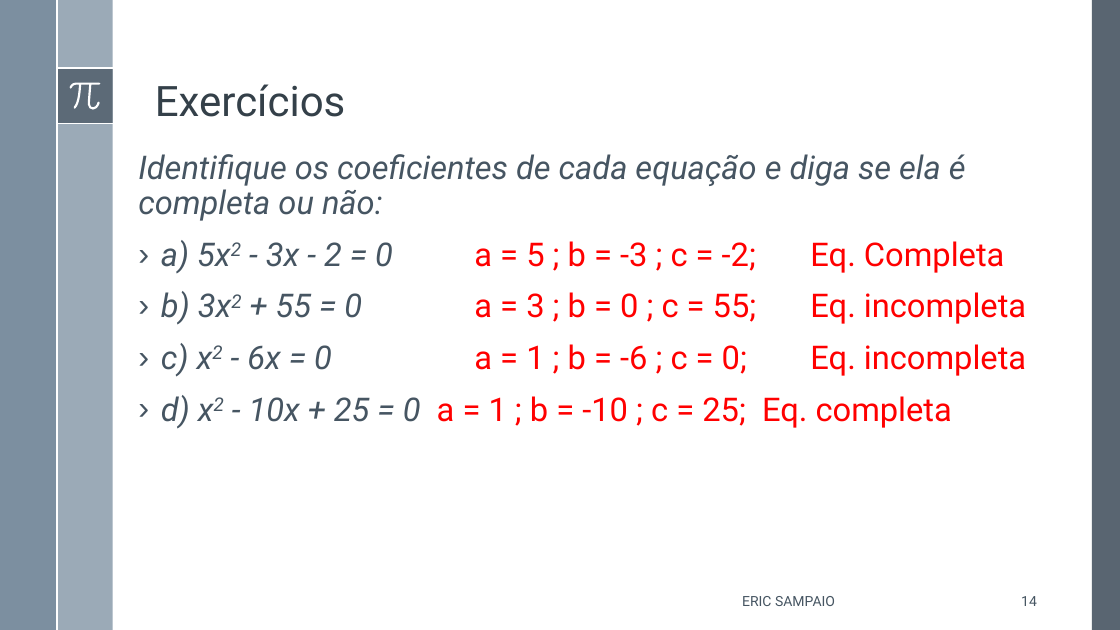
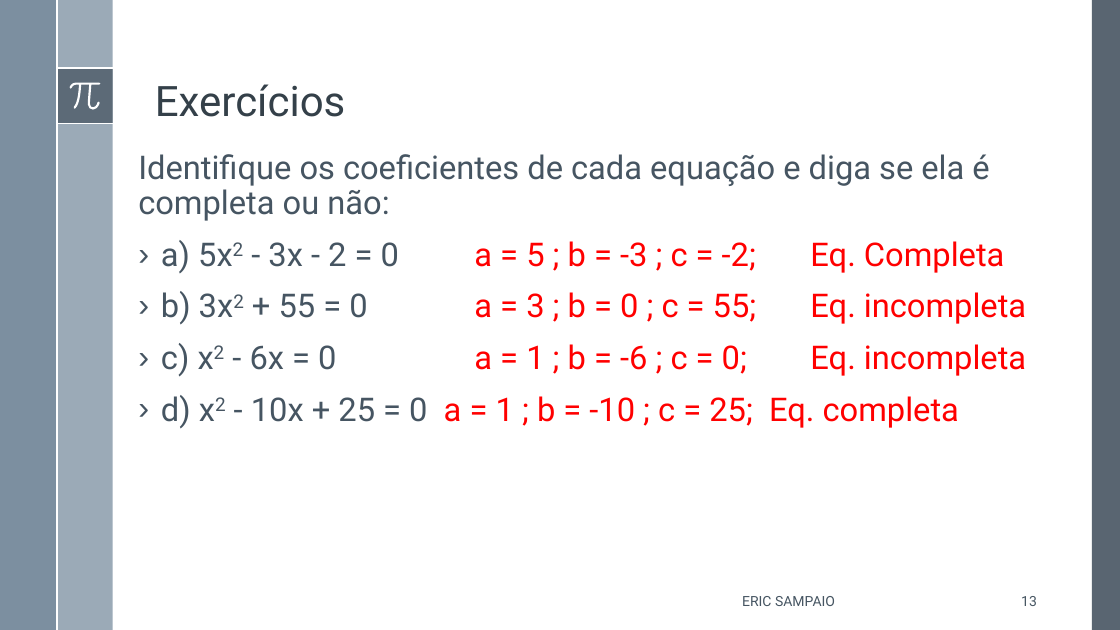
Before and after one commit to Erickgtn/ericsampaio.com.br, a slide deck: slide 13 of SlidesPublicação/Equação do 2º Grau.pptx (slide 14 before the commit). Drawn at 1120x630 pixels with LibreOffice and Linux fonts; fonts in the diff are those of the drawing. Boxes give left, top, right and bottom in pixels: in the first picture for what was removed or moved away, otherwise in the second. Text is boxed around its words. In the diff, an @@ line names an element or a change of style, - is before the commit and + after.

```diff
--- a/SlidesPublicação/Equação do 2º Grau.pptx
+++ b/SlidesPublicação/Equação do 2º Grau.pptx
@@ text "Identifique os coeficientes de cada ..." at bbox=[138, 154, 1026, 428]: italic off in "Identifique os coeficientes de cada equação e ...", "a) 5x2 - 3x - 2 = ...", "b) 3x2 + 55 = 0", "c) x2 - 6x = 0" and 1 more places @@
@@ page number at bbox=[1021, 596, 1037, 606]: text changed @@
-14
+13
```
Also in this commit, not shown: 9 other slides changed, 2 slides added, 1 slide removed, 1 other file.
